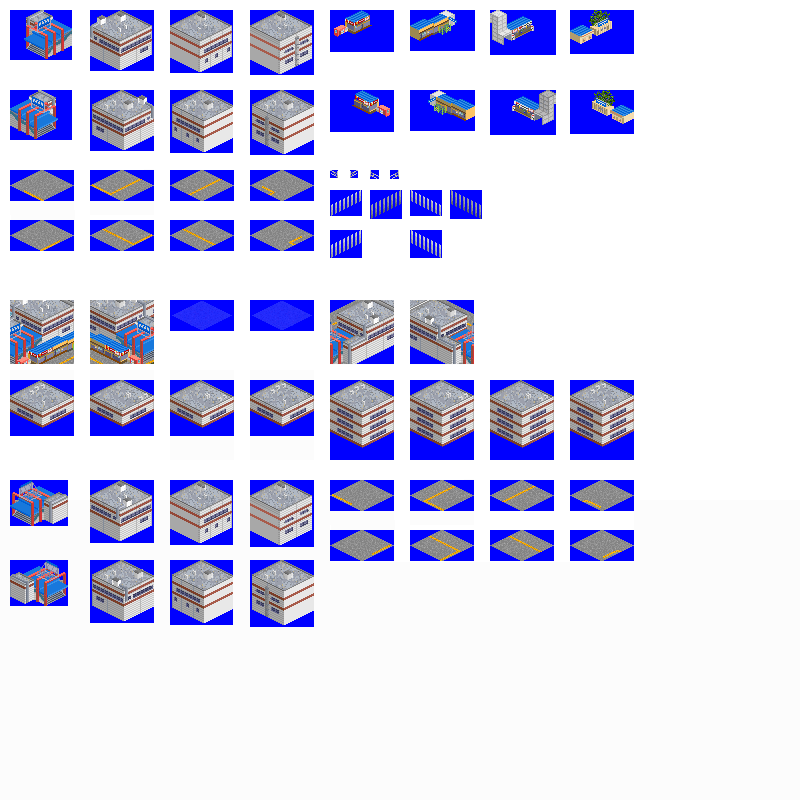
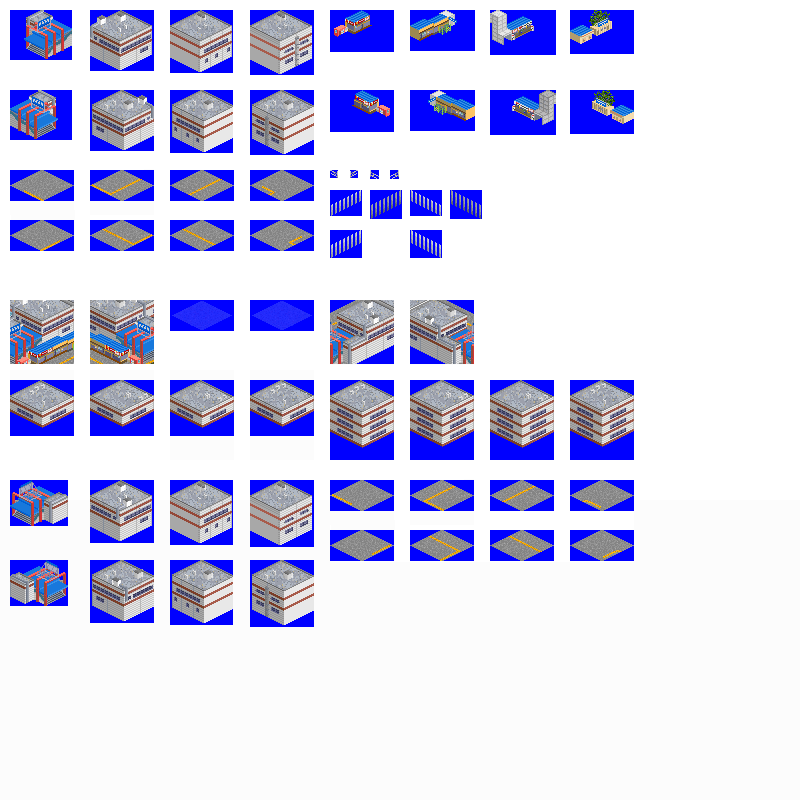
The second w=800, h=800 image is a revision of the first. Changes to its layers:
painted on "sprites" over [120, 518, 124, 603]
